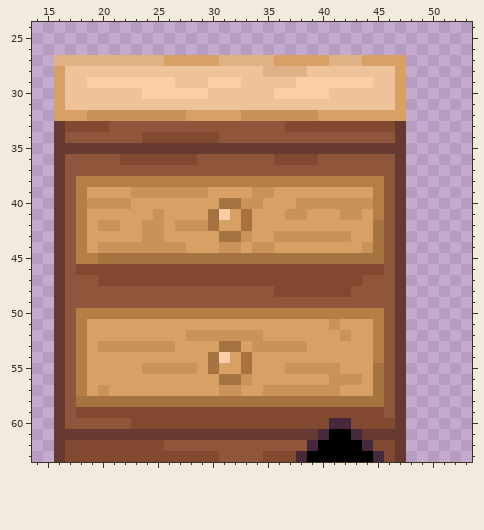
Two states of a pixel-art sprite, Art/Interier/house_wardrobe_v1.png. The first picture shows the starting point.
The file is 64x64 pixels. Shown: x 14..53, y 24..63.
New version:
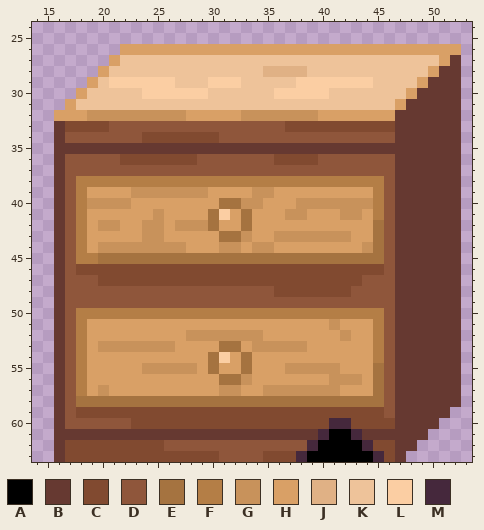
Palette (. is transparent): A #000000  B #663931  C #814a30  D #8f563b  E #a57340  F #b47e46  G #c8925b  H #d9a066  J #e0b185  K #eec39a  L #fbcea3  M #45283c
Difference:
There is now colour B in row 27 at x 52; in row 28 at x 51 to 52; in row 29 at x 50 to 52; in row 30 at x 49 to 52; in rows 31 to 58 at x 48 to 52; in row 59 at x 48 to 51.
There is now colour B in row 60 at x 48 to 50; in row 61 at x 48 to 49; in row 62 at x 48.
The edit turns colour H into colour B in row 32 at x 47.
There is now colour H in row 26 at x 22 to 52; in row 27 at x 51; in row 28 at x 50; in row 29 at x 49; in row 30 at x 48.
The edit turns colour J into colour H in row 27 at x 21.
The edit turns colour K into colour H in row 28 at x 20; in row 30 at x 18; in row 31 at x 17.
The edit turns colour L into colour H in row 29 at x 19.
There is now colour K in row 27 at x 48 to 50; in row 28 at x 48 to 49; in row 29 at x 48.
The edit turns colour H into colour K in row 27 at x 26 to 30, 36 to 40 and 44 to 47; in rows 28 to 30 at x 47.
The edit turns colour J into colour K in row 27 at x 22 to 25, 31 to 35 and 41 to 43.
The edit turns colour L into colour K in row 29 at x 20.
Colour H is removed in rows 28 to 31 at x 16.
Colour J is removed in row 27 at x 16 to 20.
Colour K is removed in row 28 at x 17 to 19; in row 29 at x 17 to 18; in row 30 at x 17.
Pixel boxes of the changes (left, top, right, bottom) in both pictures:
changed: (54, 44, 461, 451)
